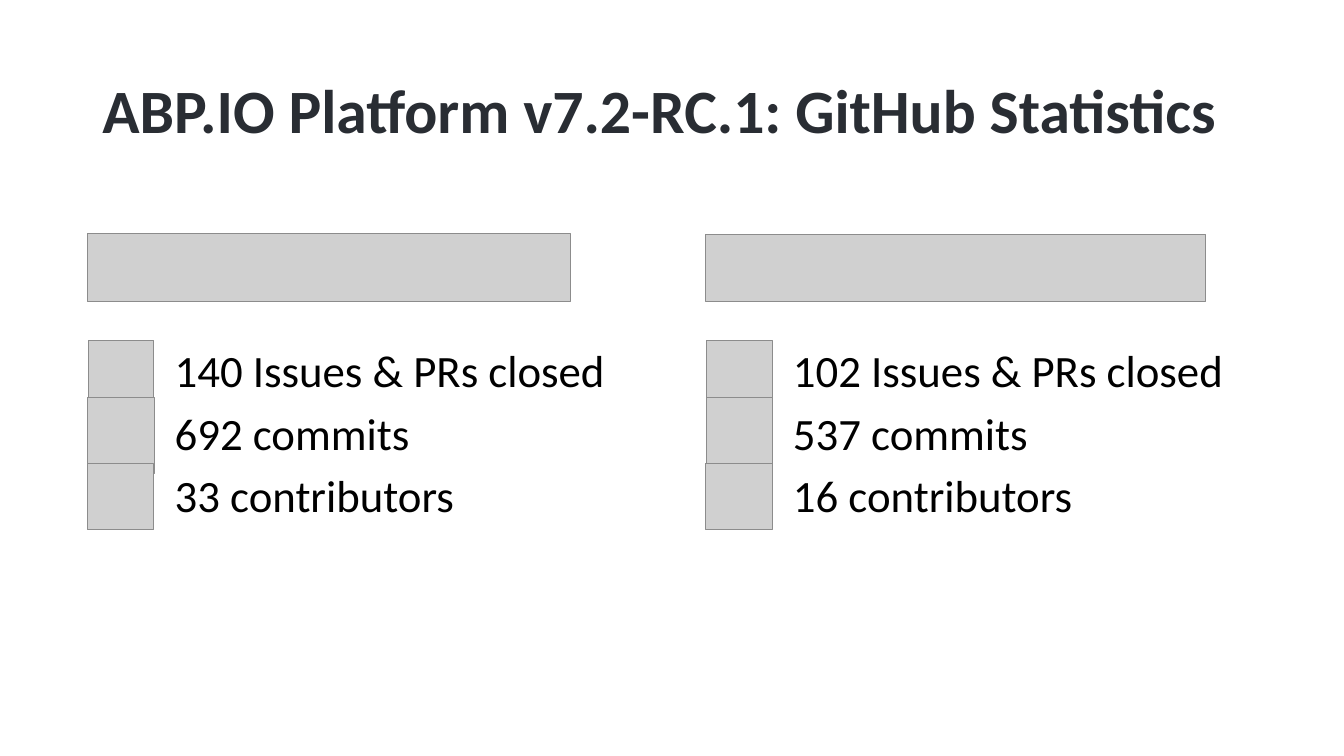
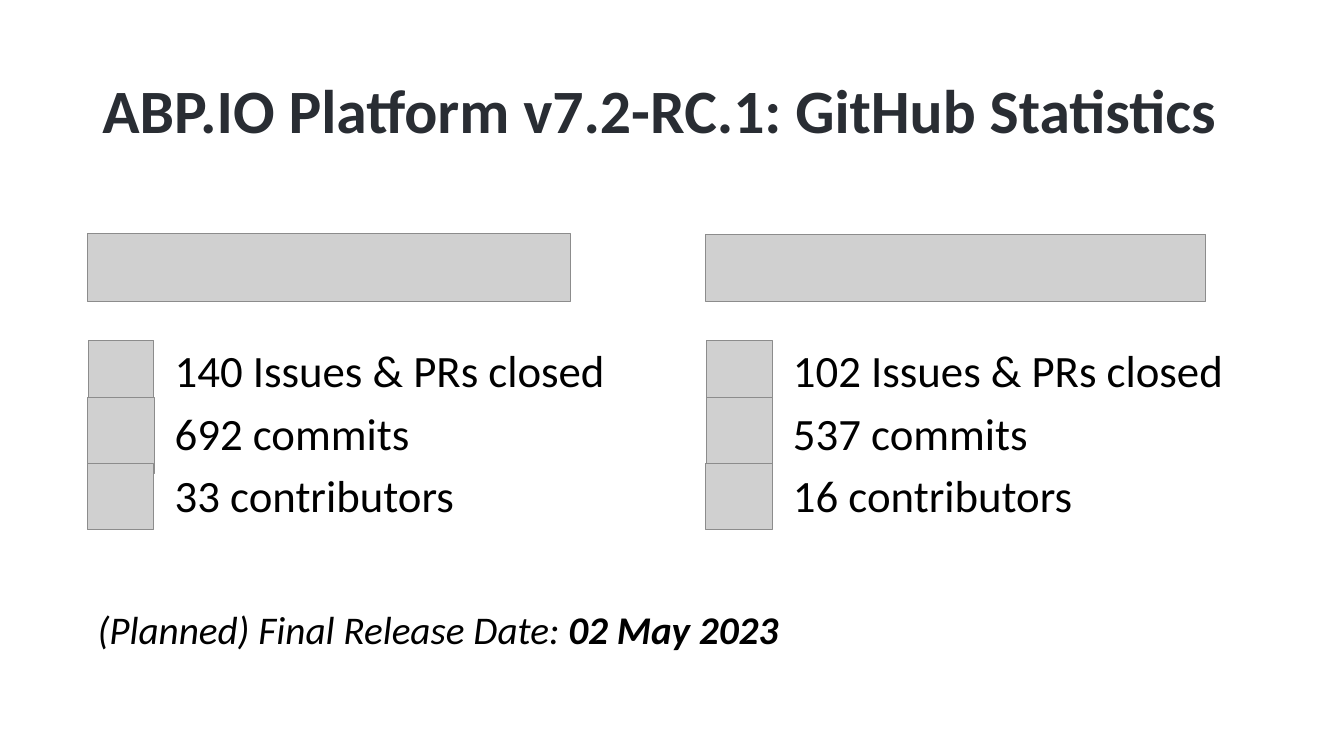
Before and after one commit to hikalkan/presentations, a slide deck: slide 2 of 2023-04-27 ABP Community Talks 2023.3/What is new with ABP 7.2 RC.1.pptx. Drawn at 1344x756 pixels with LibreOffice and Linux fonts; fonts in the diff are those of the drawing; grey boxes stand for pictures; background and template pictures are left out. Boxes give left, top, right and bottom in pixels: in the first picture for what was removed or moved away, otherwise in the second. Text is boxed around its words. In the diff, an @@ line names an element or a change of style, - is before the commit and + after.

```diff
--- a/2023-04-27 ABP Community Talks 2023.3/What is new with ABP 7.2 RC.1.pptx
+++ b/2023-04-27 ABP Community Talks 2023.3/What is new with ABP 7.2 RC.1.pptx
@@ text added at (98,615,778,650), 28 pt, text #000000, italic @@
+(Planned) Final Release Date: 02 May 2023
```
